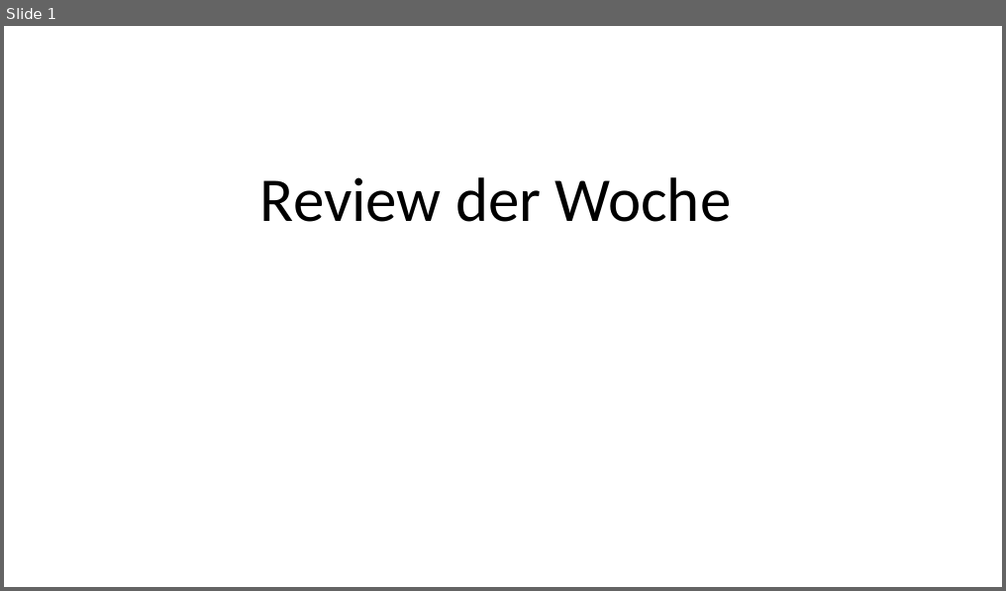
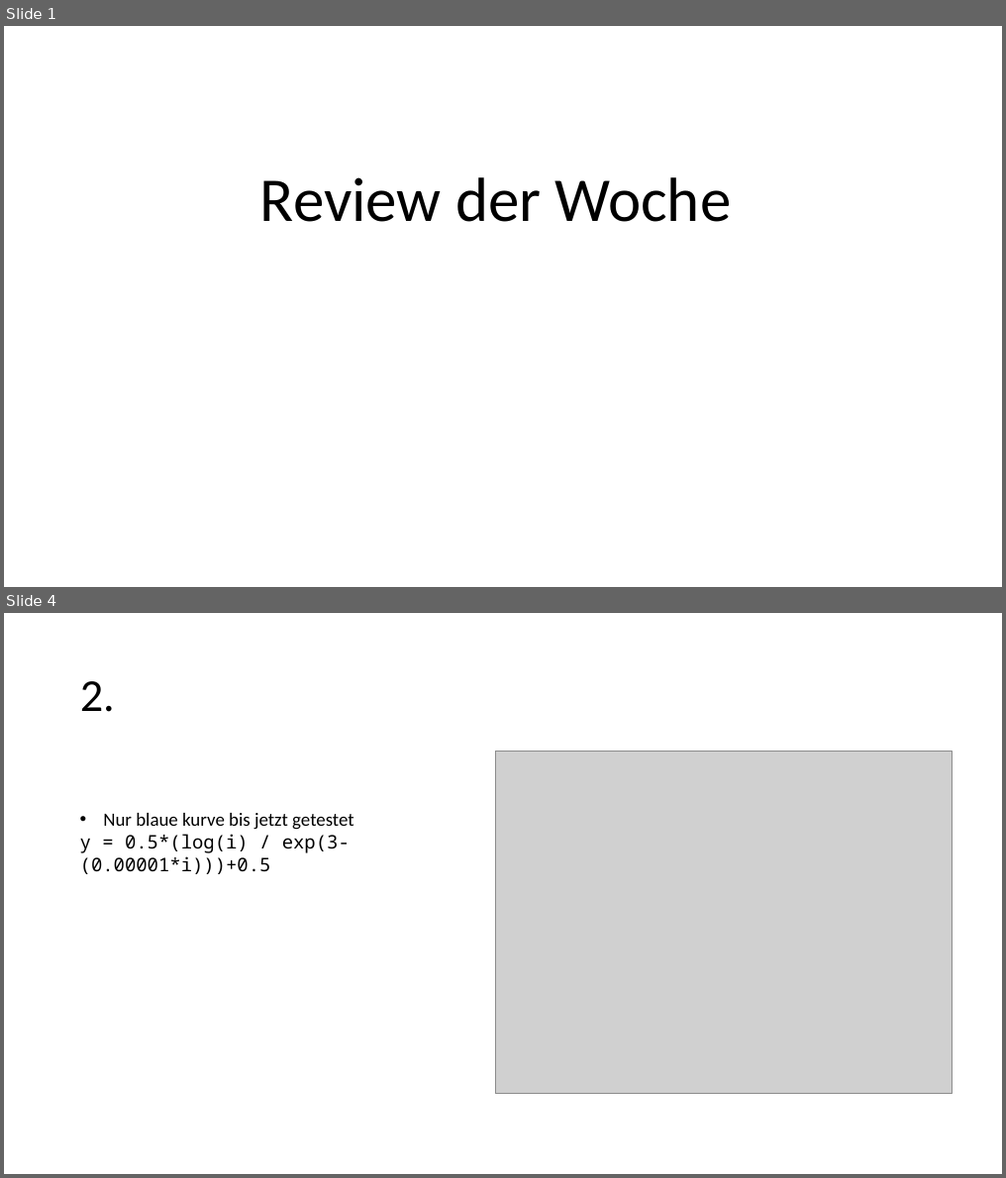
Before and after one commit to resist95/activation-ba, a slide deck: Review der Woche.odp. Shown one above the other, each under a label of ours: slide 1 before the commit, slides 1 and 4 after it; the slides between them are not shown. The pictures are 1006x591 and 1006x1178 pixels, drawn with LibreOffice and Linux fonts; fonts in the diff are those of the drawing; grey boxes stand for pictures. Boxes give left, top, right and bottom in pixels: in the first picture for what was removed or moved away, otherwise in the second. Text is boxed around its words. In the diff, an @@ line names an element or a change of style, - is before the commit and + after.

```diff
--- a/Review der Woche.odp
+++ b/Review der Woche.odp
@@ slide 4 added at bbox=[4, 613, 1002, 1174], background #FFFFFF @@
@@ title added at bbox=[80, 681, 115, 712], 44 pt, text #000000 @@
+2.
@@ picture added at bbox=[495, 752, 951, 1094] @@
@@ text added at bbox=[80, 813, 353, 874], 18 pt, text #000000 @@
+• Nur blaue kurve bis jetzt getestet
+y = 0.5*(log(i) / exp(3-(0.00001*i)))+0.5
```
Also in this commit, not shown: 3 other slides added, 3 slides removed, 10 other files.
